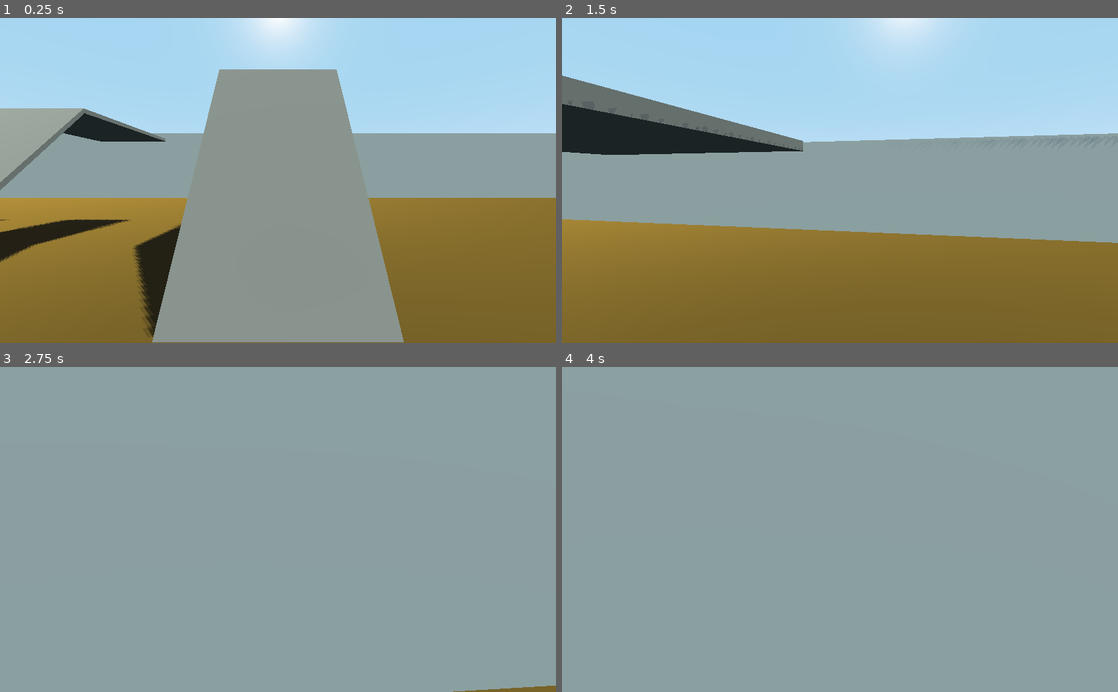
Above: before the commit, frames 1-4 (two rows, left to right).
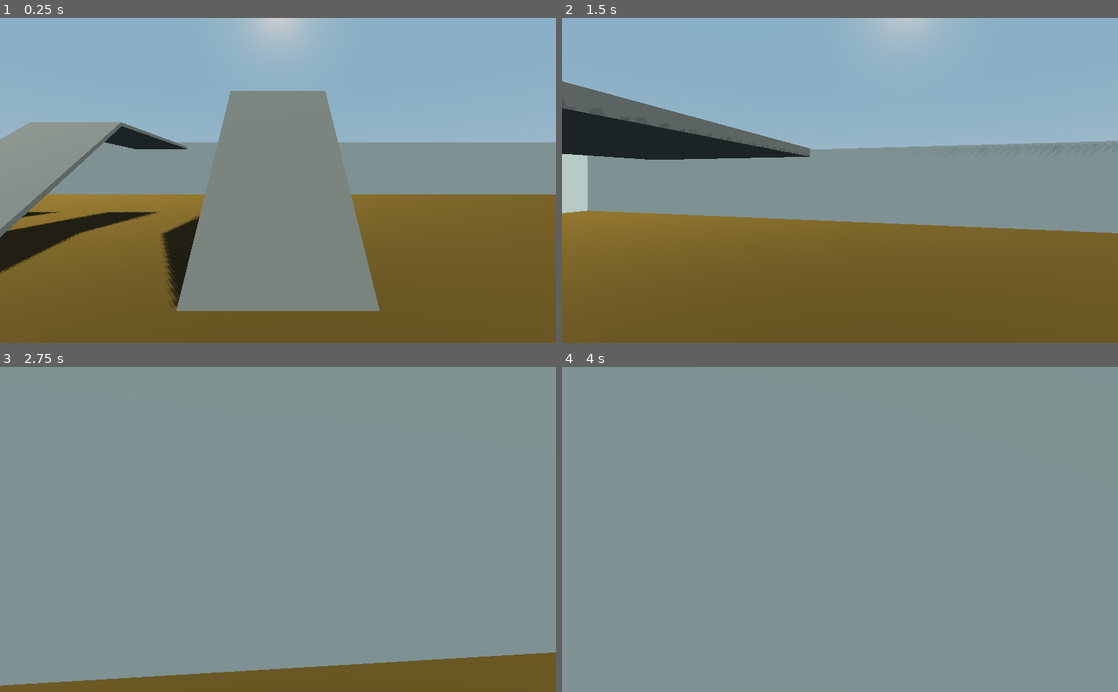
Above: after the commit, the same moments.

Repository: zebus3d/FPS_godot
Game: Godot game, scene res://main.tscn
Two runs of this game, one before a commit and one after it. Both use one fixed random seed, a clock stepped at 60 frames per second and the inputs below.
Inputs (mouse positions are in pixels of both pictures, inside the frame that each line leads up to):
- Up to frame 1 (0.25 s): no input
- Up to frame 2 (1.5 s): tap Enter at 0.5 s; move the mouse to (867, 180) at 0.52 s; hold Shift (move_sprint) 0.53-1.28 s; hold W (move_forward) from 0.53 s (still down); tap Space (jump) at 0.77 s; move the mouse to (812, 180) at 1.27 s; tap Shift (move_sprint) at 1.35 s
- Up to frame 3 (2.75 s): keep holding W (move_forward); tap Space (jump) at 1.52 s; move the mouse to (289, 523) at 2.02 s; hold Shift (move_sprint) from 2.03 s (still down)
- Up to frame 4 (4 s): keep holding W (move_forward); move the mouse to (834, 536) at 2.77 s; release Shift (move_sprint) at 2.78 s; tap Shift (move_sprint) at 2.85 s; tap Space (jump) at 3.02, 3.5, 3.77 s; move the mouse to (878, 532) at 3.52 s; hold Shift (move_sprint) from 3.53 s (still down)

The runs differ from the first frame. In frame 1, 44% of the frame differs, in the area x 0-100%, y 0-100%; in frame 2, 40%; in frame 3, 6.9%; in frame 4, less than 0.1%.

Commit message:
cambios minimos a la luz

Diff:
--- a/main.tscn
+++ b/main.tscn
@@ -14,6 +14,7 @@
 background_mode = 2
 background_sky = SubResource( 1 )
 background_sky_custom_fov = 67.2
+background_energy = 0.82
 ambient_light_color = Color( 0.745098, 0.952941, 0.988235, 1 )
 ambient_light_energy = 0.48
 ambient_light_sky_contribution = 0.4
@@ -72,7 +73,7 @@
 [node name="DirectionalLight" type="DirectionalLight" parent="." index="16"]
 transform = Transform( 0.802373, -0.360156, 0.475904, -0.316129, 0.419874, 0.850746, -0.506221, -0.833063, 0.22304, 0, 22.0768, 0 )
 light_color = Color( 1, 0.992157, 0.898039, 1 )
-light_energy = 1.02
+light_energy = 0.89
 light_specular = 0.11
 shadow_enabled = true
 shadow_color = Color( 0.0352941, 0.0156863, 0.196078, 1 )
@@ -97,5 +98,5 @@
 
 [node name="Camera" type="Camera" parent="PlayerKinematicBody/CapsuleCollisionShape/Head" index="0"]
 transform = Transform( 1, 0, 0, 0, -1.62921e-07, 1, 0, -1, -1.62921e-07, 0, 0, 0 )
-fov = 50.0
+fov = 60.0
 far = 200.0
Not shown, changed: Exportados/html/index.pck
